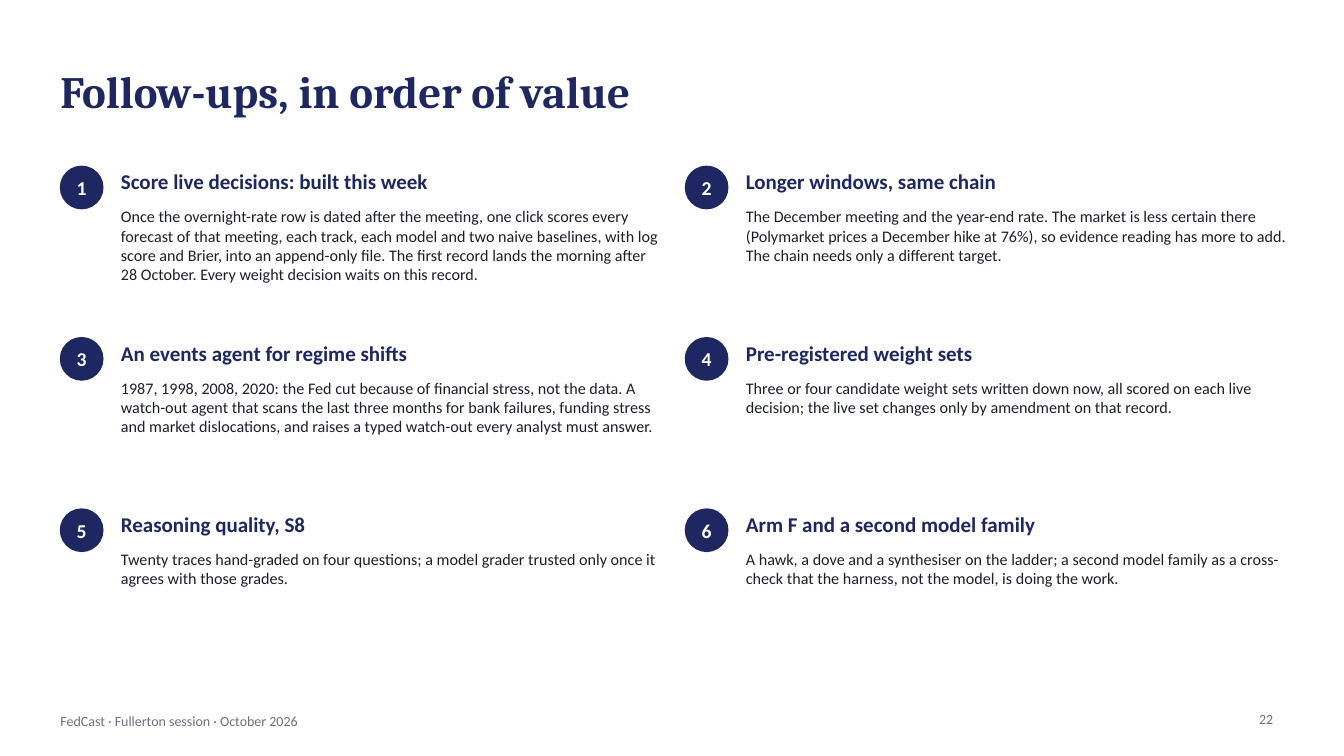
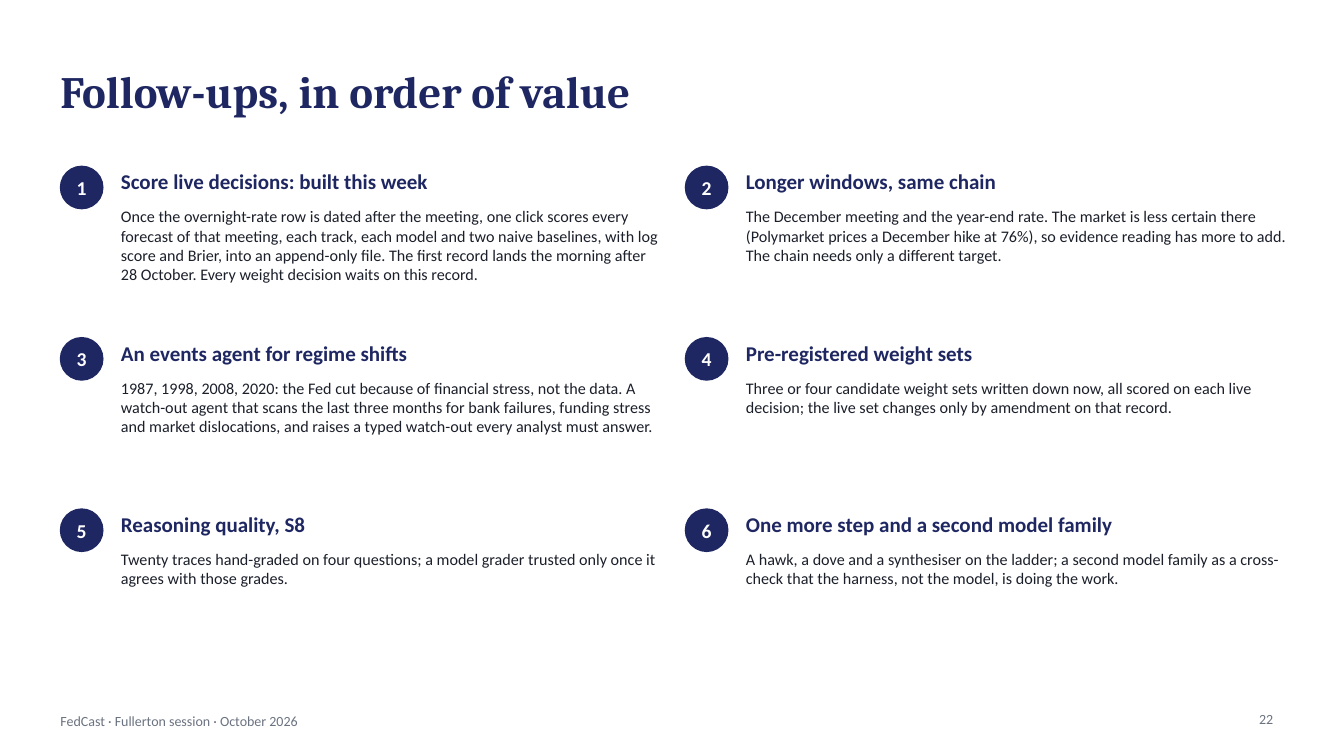
Before and after one commit to kmt112/fed-forecast, a slide deck: slide 22 of docs/FedCast_Fullerton.pptx. Drawn at 1344x756 pixels with LibreOffice and Linux fonts; fonts in the diff are those of the drawing. Boxes give left, top, right and bottom in pixels: in the first picture for what was removed or moved away, otherwise in the second. Text is boxed around its words. In the diff, an @@ line names an element or a change of style, - is before the commit and + after.

```diff
--- a/docs/FedCast_Fullerton.pptx
+++ b/docs/FedCast_Fullerton.pptx
@@ text at (x1=746, y1=517, x2=1112, y2=536): text changed @@
-Arm F and a second model family
+One more step and a second model family
```
Also in this commit, not shown: 4 other slides changed, 18 other files.
